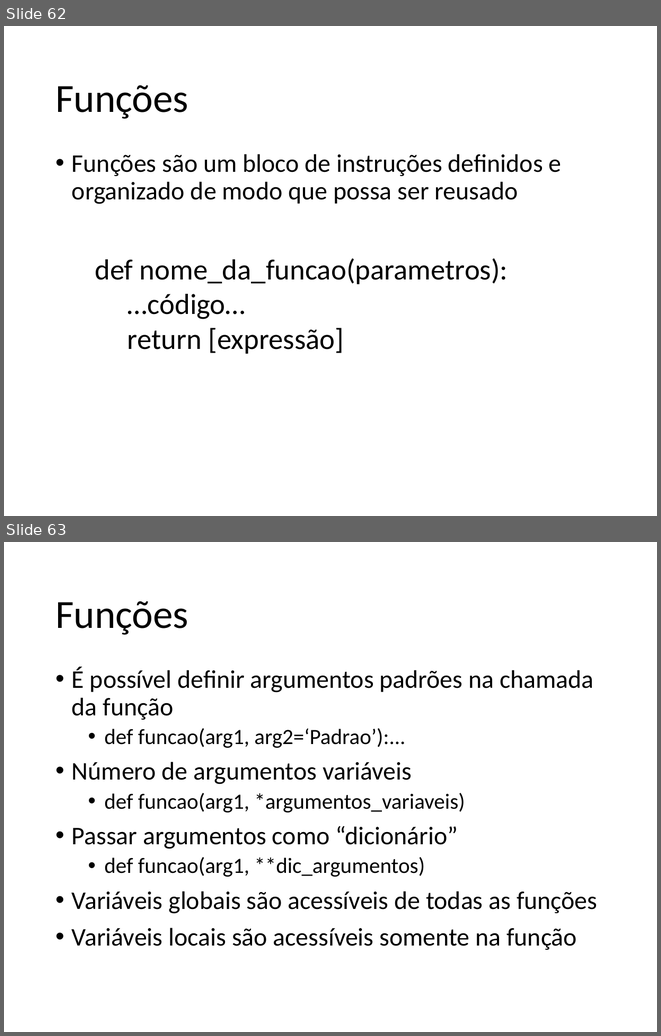
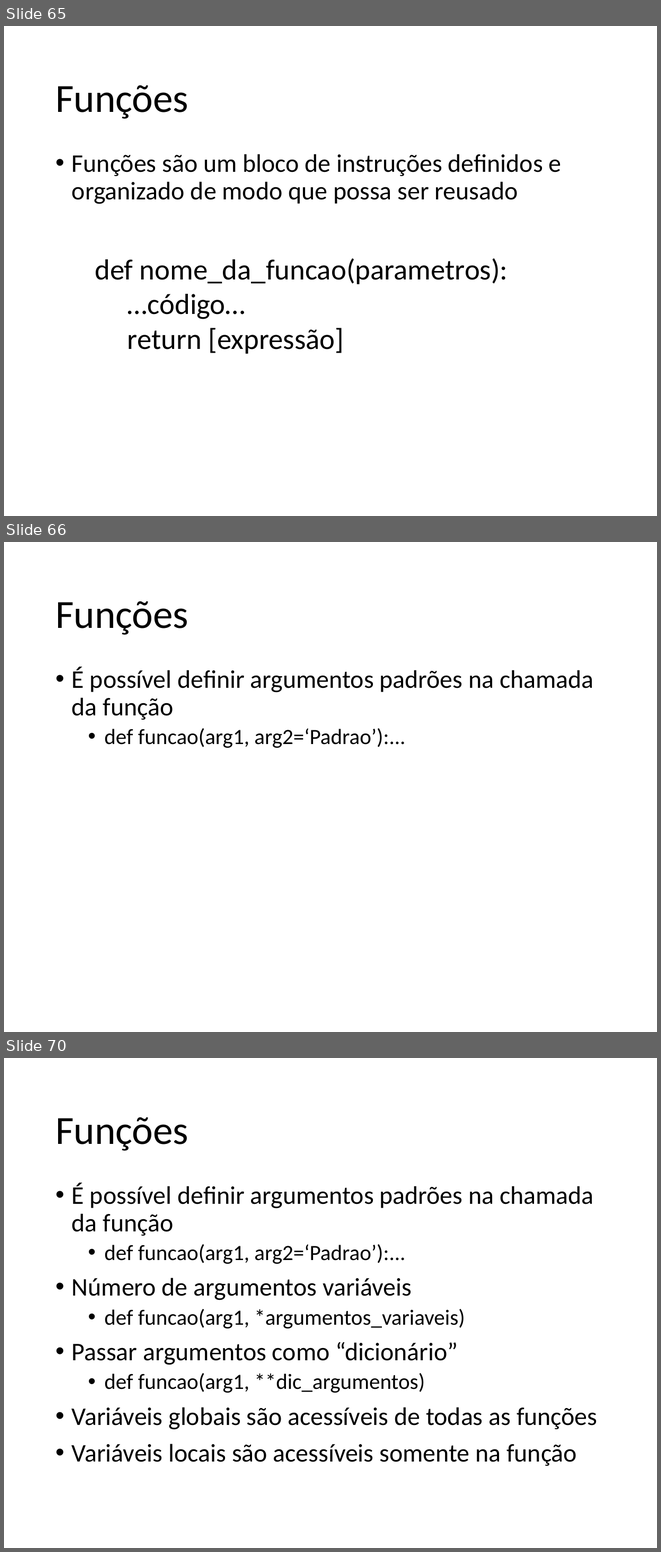
Before and after one commit to fernandoFernandeSantos/minicurso_python_2019, a slide deck: aula.pptx. Shown one above the other, each under a label of ours: slides 62 and 63 before the commit, slides 65, 66 and 70 after it; the slides between them are not shown. The pictures are 661x1036 and 661x1552 pixels, drawn with LibreOffice and Linux fonts; fonts in the diff are those of the drawing. Boxes give left, top, right and bottom in pixels: in the first picture for what was removed or moved away, otherwise in the second. Text is boxed around its words. In the diff, an @@ line names an element or a change of style, - is before the commit and + after.

```diff
--- a/aula.pptx
+++ b/aula.pptx
@@ slide 66 added at (4,542,657,1032), background #FFFFFF @@
@@ title added at (55,601,188,635), 44 pt, text #000000 @@
+Funções
@@ text added at (72,667,594,748), 28 pt, text #000000 @@
+• É possível definir argumentos padrões na chamada da função
+  • def funcao(arg1, arg2=‘Padrao’):...
@@ what was slide 62 is now slide 65 @@
@@ what was slide 63 is now slide 70 @@
```
Also in this commit, not shown: 10 slides changed, 9 other slides added, 2 other files.
